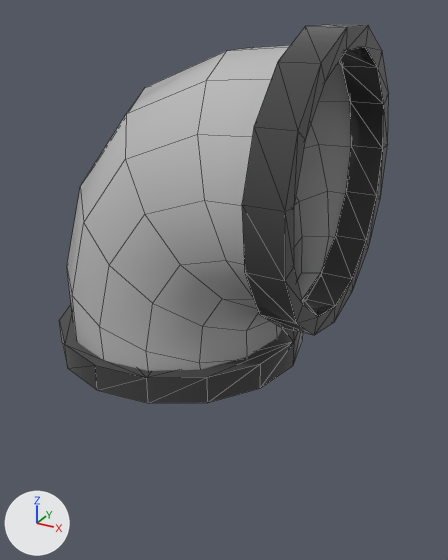
Renders of the FBX model Assets/CrowdMatch/Models/PipeB.fbx from each side of a commit.
Both versions are drawn from a 50 mm camera at (0.568, -0.931, 0.608) aimed at (0.045, 0.019, 0.133). Every picture has the same lights, and +X, +Y and +Z are marked at lower left. The first picture is the older version. Mesh edges are drawn as thin lines. Where no turn or scale is listed for an object, it has been applied to the vertices.

The scene before the commit, as lines of its bpy script (objects in view):
```python
me_mesh_001 = bpy.data.meshes.new('Mesh.001')
me_mesh_001.from_pydata(...)  # 90 vertices, 163 faces; spans x -0.273..0.273, y -0.239..0.239, z -0.292..0.292
me_mesh_001.materials.append(mat_20___default)  # dark grey #444444
me_mesh_002 = bpy.data.meshes.new('Mesh.002')
me_mesh_002.from_pydata(...)  # 90 vertices, 75 faces; spans x -0.251..0.251, y -0.219..0.219, z -0.279..0.279
me_mesh_002.materials.append(mat_19___default)  # grey #bcbcbc
ob_pipe01 = bpy.data.objects.new('Pipe01', me_mesh_002)
ob_pipe01.location = (0.005, 0.0, 0.279)
ob_pipe02 = bpy.data.objects.new('Pipe02', me_mesh_001)
ob_pipe02.location = (0.0, 0.0, 0.292)
```
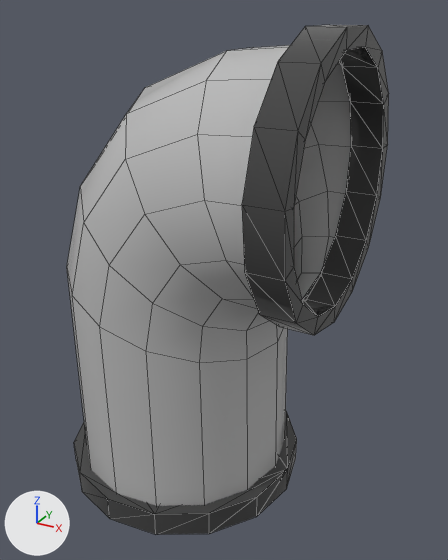
Pixel boxes (x1, y1, x2, y2) of what changed, in the pictures (448 x 560 px; the box of a moved part takes in the faces that stretch with it):
'Pipe01', reshaped (41% taller)
    before: (67, 45, 351, 371)
    after: (67, 45, 351, 506)
'Pipe02', reshaped (35% taller)
    before: (59, 25, 389, 403)
    after: (74, 25, 389, 535)
part 1 of me_mesh_002, moved or reshaped
    before: (67, 272, 234, 371)
    after: (67, 272, 288, 506)
part 2 of me_mesh_001, moved or reshaped
    before: (59, 305, 303, 403)
    after: (74, 412, 297, 535)

The change, as a list of edits to the scene's bpy script:
```text
Change me_mesh_001:
    used by ob_pipe02; location = (0.0, 0.0, 0.292)
    remove me_mesh_001.from_pydata(...)  # 90 vertices, 163 faces; spans x -0.273..0.273, y -0.239..0.239, z -0.292..0.292
    add me_mesh_001.from_pydata(...)  # 90 vertices, 163 faces; spans x -0.273..0.273, y -0.239..0.239, z -0.584..0.292
    me_mesh_001 part 2: the loose piece of 30 vertices spanning x -0.273..0.201, y -0.239..0.239, z -0.292..-0.242 is moved by (0.0, 0.0, -0.293)
Change me_mesh_002:
    used by ob_pipe01; location = (0.005, 0.0, 0.279)
    remove me_mesh_002.from_pydata(...)  # 90 vertices, 75 faces; spans x -0.251..0.251, y -0.219..0.219, z -0.279..0.279
    add me_mesh_002.from_pydata(...)  # 90 vertices, 75 faces; spans x -0.251..0.251, y -0.219..0.219, z -0.571..0.279
    me_mesh_002 part 1: all 15 vertices in x -0.25..0.171, y -0.219..0.219, z -0.279 are moved by (0.0, 0.0, -0.292)
```
